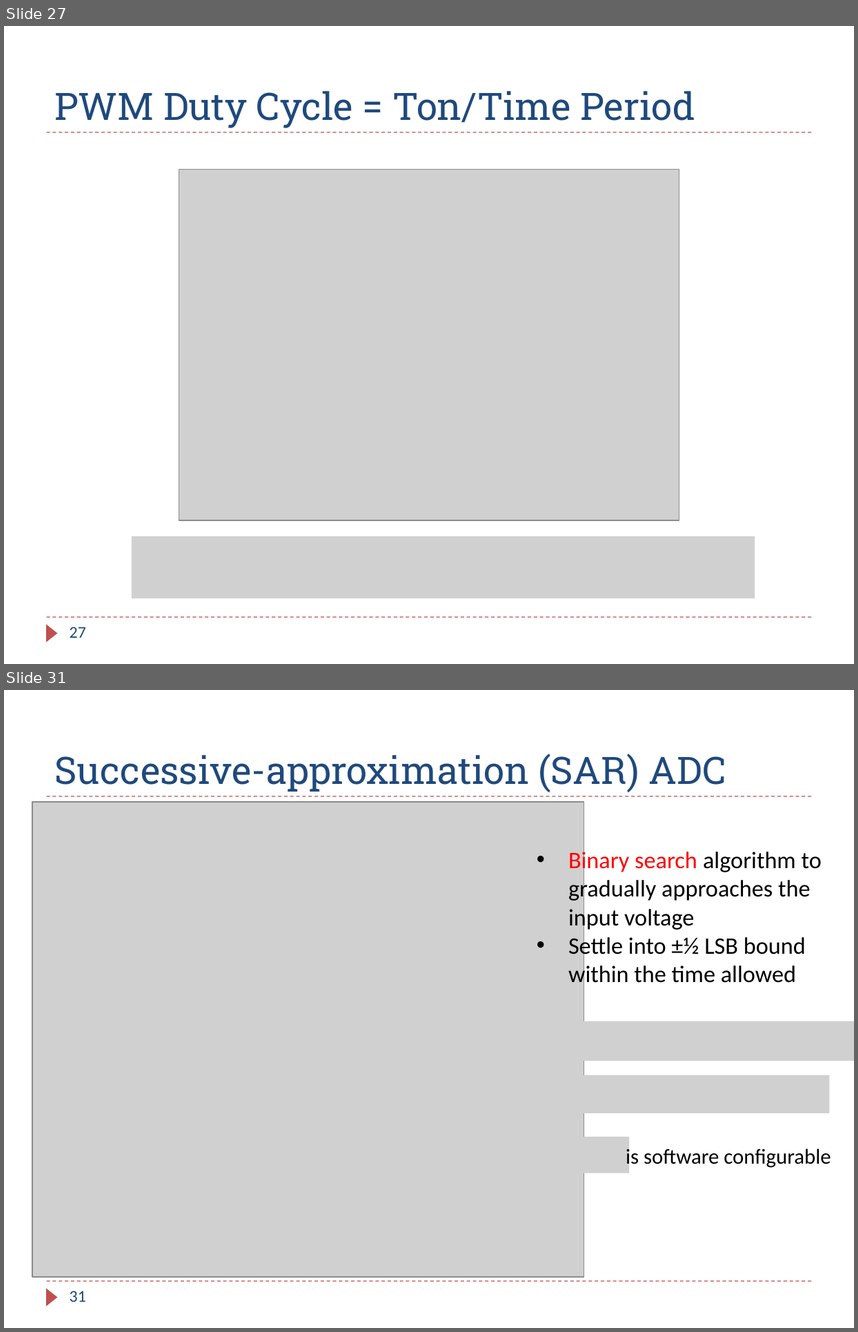
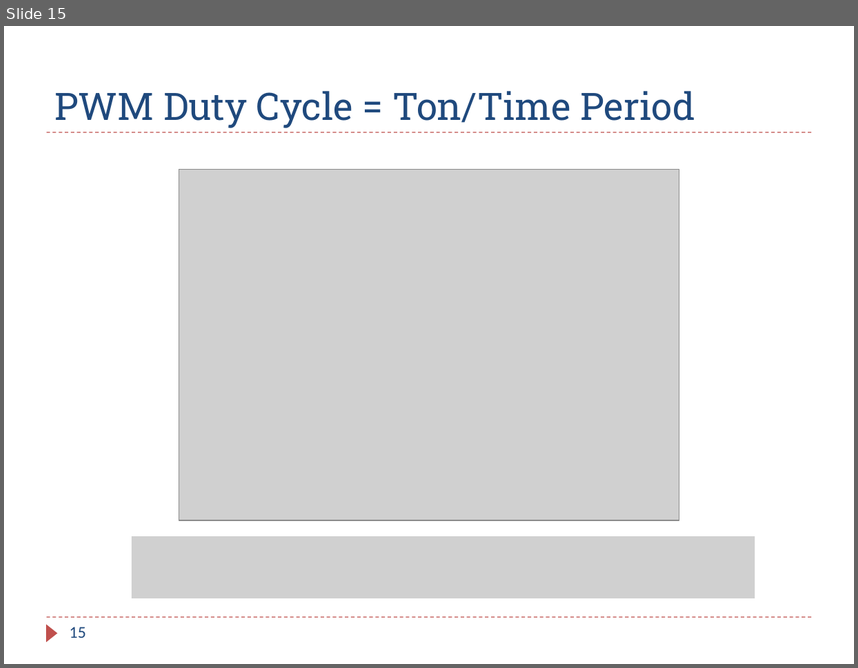
Before and after one commit to guhofstra/CSC111Fa25, a slide deck: PPTs/Ch_xx_Review.pptx. Shown one above the other, each under a label of ours: slides 27 and 31 before the commit, slide 15 after it; the slides between them are not shown. The pictures are 858x1332 and 858x668 pixels, drawn with LibreOffice and Linux fonts; fonts in the diff are those of the drawing; grey boxes stand for pictures. Boxes give left, top, right and bottom in pixels: in the first picture for what was removed or moved away, otherwise in the second. Text is boxed around its words. In the diff, an @@ line names an element or a change of style, - is before the commit and + after.

```diff
--- a/PPTs/Ch_xx_Review.pptx
+++ b/PPTs/Ch_xx_Review.pptx
@@ slide 31 removed at (x1=4, y1=690, x2=854, y2=1328), background #FFFFFF; not listed: 3 template elements that a slide beside it also shows @@
@@ title removed at (x1=55, y1=753, x2=726, y2=793) @@
-Successive-approximation (SAR) ADC
@@ picture removed at (x1=32, y1=802, x2=584, y2=1276) @@
@@ text removed at (x1=568, y1=849, x2=822, y2=988) @@
-• Binary search algorithm to gradually approaches the input voltage
-• Settle into ±½ LSB bound within the time allowed
@@ picture removed at (x1=523, y1=1021, x2=854, y2=1060) @@
@@ picture removed at (x1=521, y1=1075, x2=829, y2=1114) @@
@@ picture removed at (x1=521, y1=1136, x2=629, y2=1173) @@
@@ text removed at (x1=626, y1=1145, x2=831, y2=1169) @@
-is software configurable
@@ page number removed at (x1=70, y1=1290, x2=86, y2=1301) @@
-31
@@ what was slide 27 is now slide 15 @@
@@ page number at (x1=70, y1=626, x2=86, y2=637): text changed @@
-27
+15
```
Also in this commit, not shown: 1 slide changed, 16 other slides removed, 37 other files.
